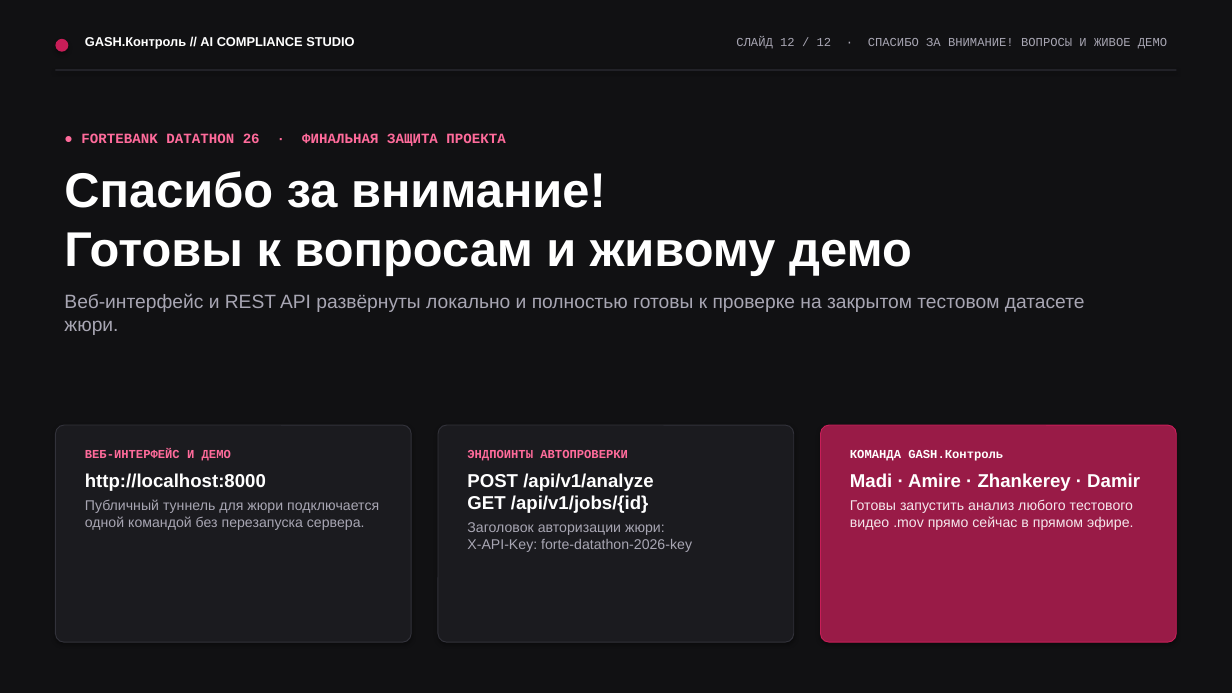
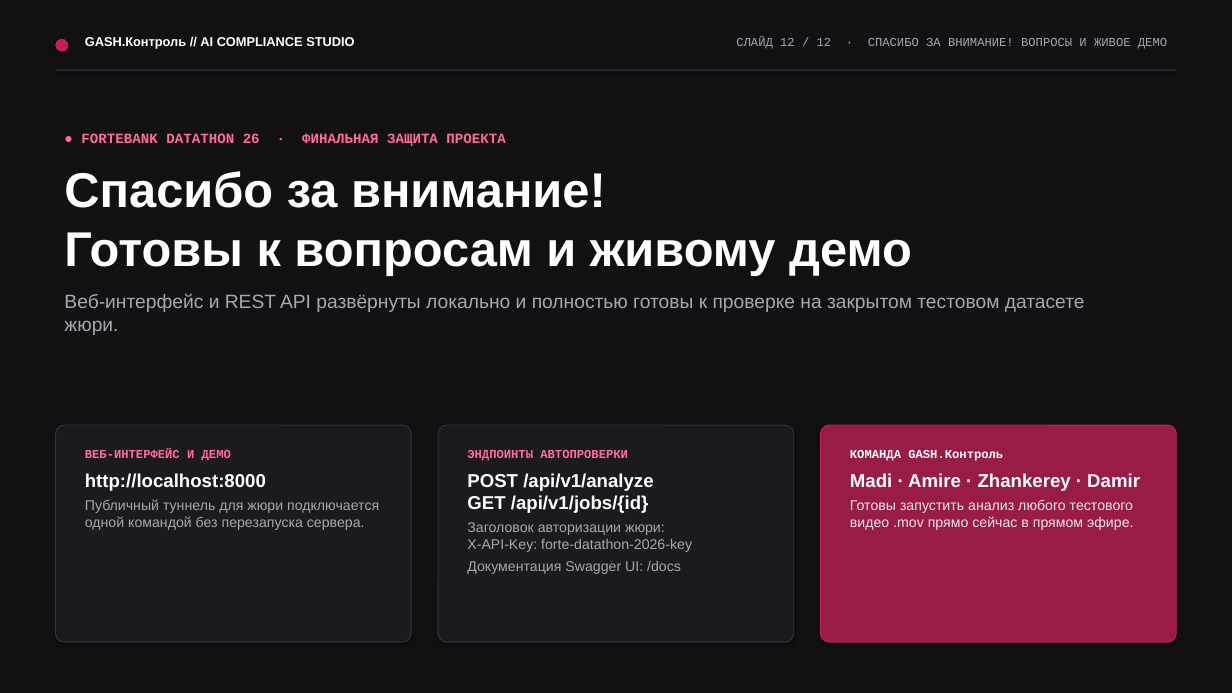
Before and after one commit to ItsJxkaa/Gashtar, a slide deck: slide 12 of GASH_Control_Pitch_Deck.pptx. Drawn at 1232x693 pixels with LibreOffice and Linux fonts; fonts in the diff are those of the drawing. Boxes give left, top, right and bottom in pixels: in the first picture for what was removed or moved away, otherwise in the second. Text is boxed around its words. In the diff, an @@ line names an element or a change of style, - is before the commit and + after.

Commit message:
docs: update all presentation decks to 12-slide GASH.Control specification

```diff
--- a/GASH_Control_Pitch_Deck.pptx
+++ b/GASH_Control_Pitch_Deck.pptx
@@ text at (467,561,681,574): paragraph added @@
+Документация Swagger UI: /docs
```
Also in this commit, not shown: 7 other files.
